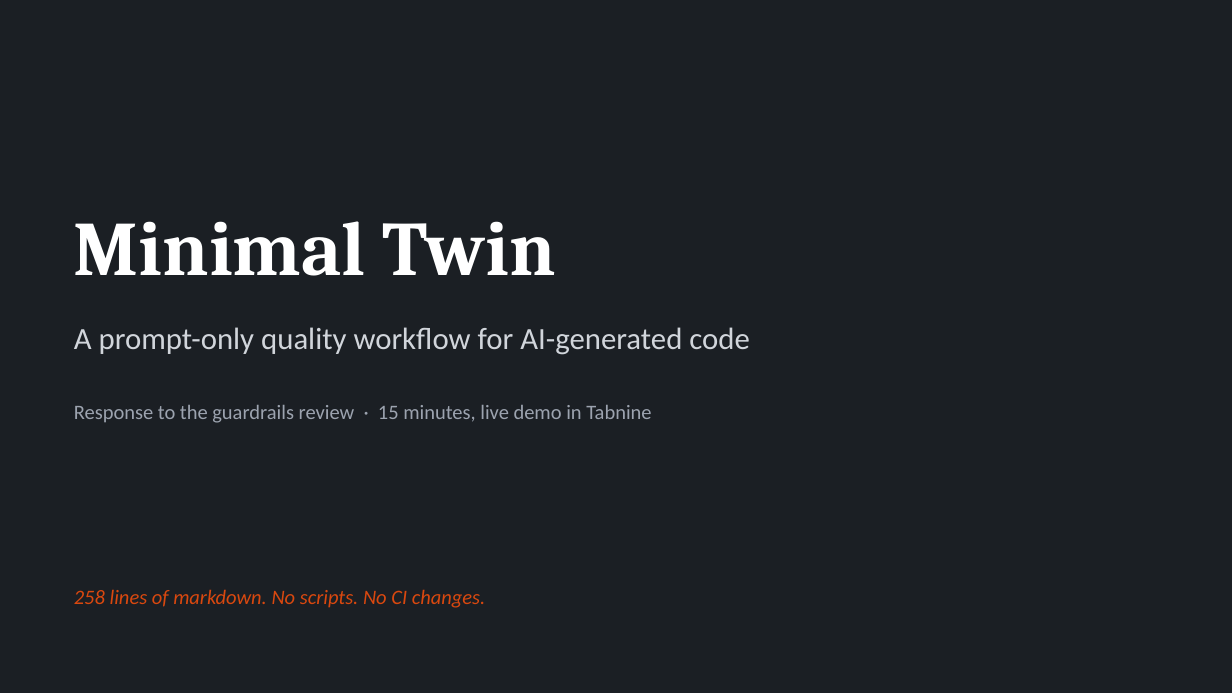
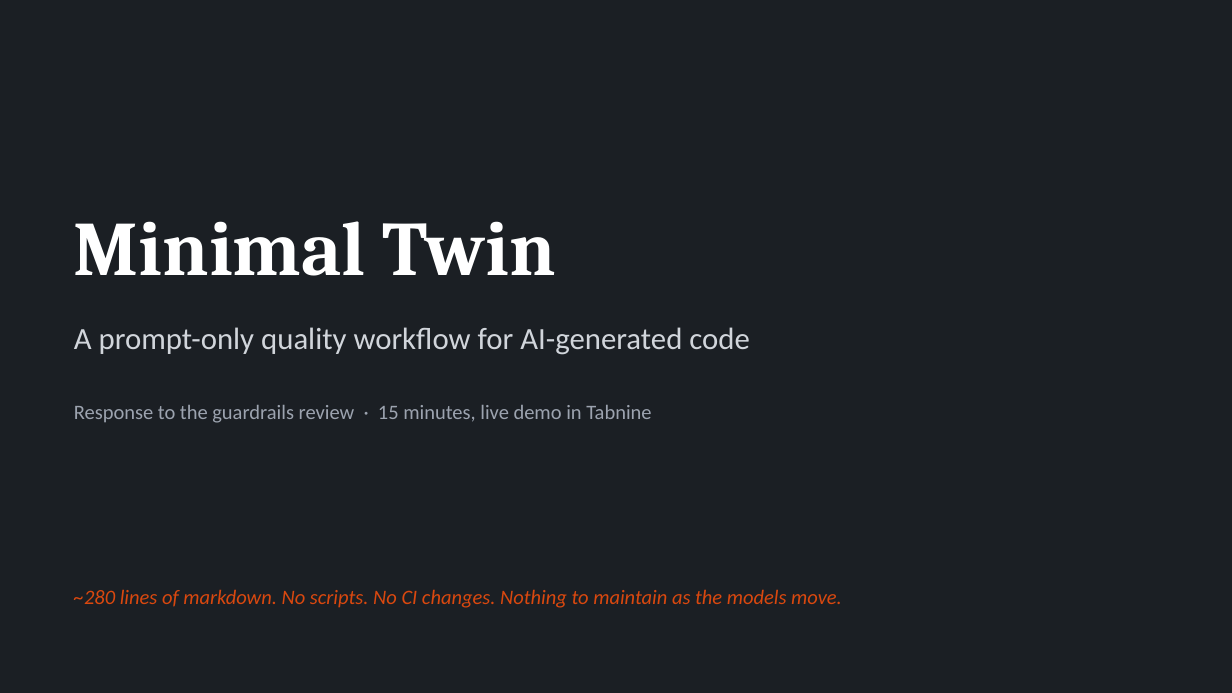
Before and after one commit to fork-demon/code-quality, a slide deck: slide 1 of demo/minimal-twin.pptx. Drawn at 1232x693 pixels with LibreOffice and Linux fonts; fonts in the diff are those of the drawing. Boxes give left, top, right and bottom in pixels: in the first picture for what was removed or moved away, otherwise in the second. Text is boxed around its words. In the diff, an @@ line names an element or a change of style, - is before the commit and + after.

```diff
--- a/demo/minimal-twin.pptx
+++ b/demo/minimal-twin.pptx
@@ text at (74, 589, 842, 608): text changed @@
-258 lines of markdown. No scripts. No CI changes.
+~280 lines of markdown. No scripts. No CI changes. Nothing to maintain as the models move.
```
Also in this commit, not shown: 4 other slides changed, 1 slide removed.
